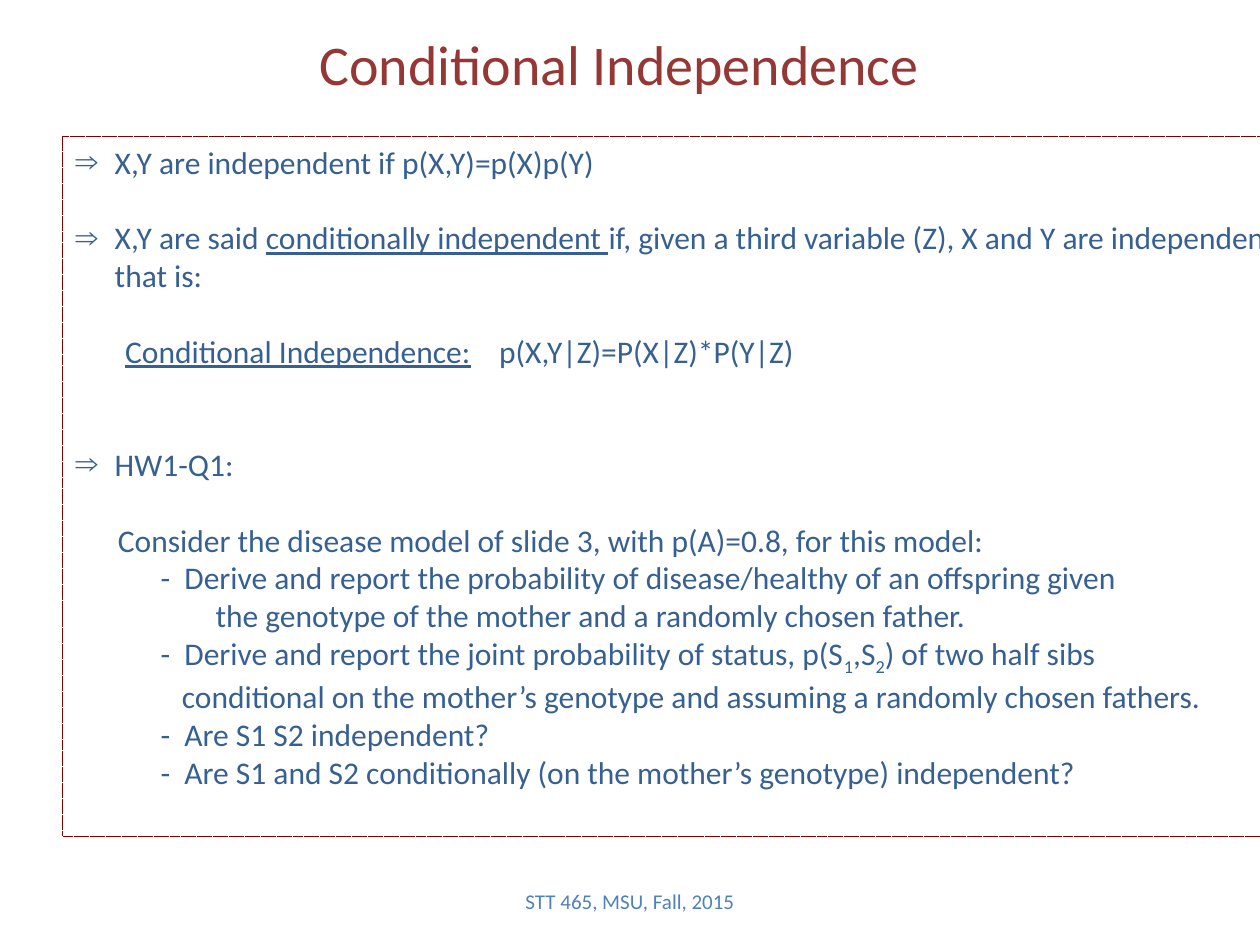
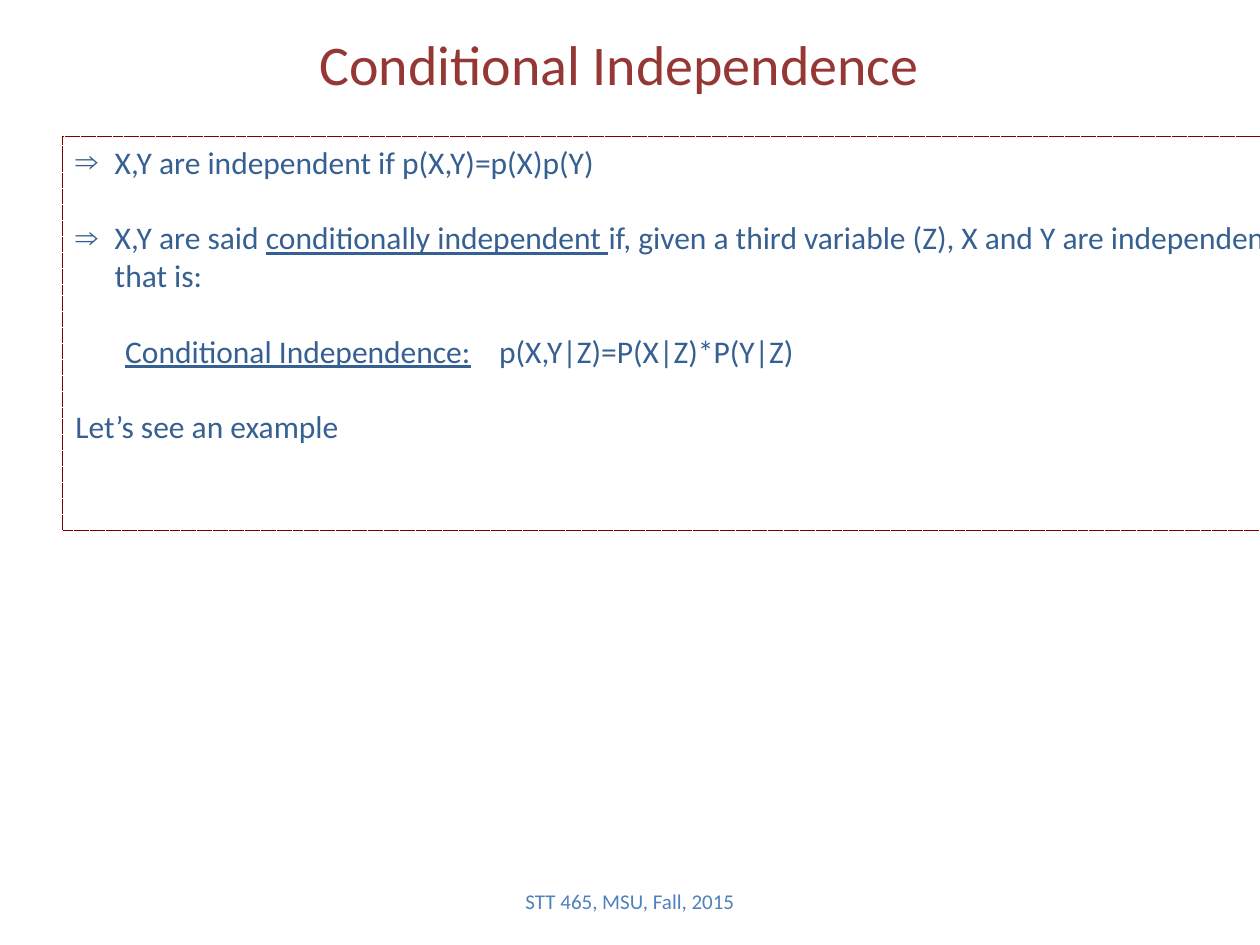
Before and after one commit to Boukos/STT465, a slide deck: slide 4 of STT465_2.pptx (slide 5 before the commit). Drawn at 1260x945 pixels with LibreOffice and Linux fonts; fonts in the diff are those of the drawing. Boxes give left, top, right and bottom in pixels: in the first picture for what was removed or moved away, otherwise in the second. Text is boxed around its words. In the diff, an @@ line names an element or a change of style, - is before the commit and + after.

Commit message:
UPDATING SLIDES LECTURE 2

```diff
--- a/STT465_2.pptx
+++ b/STT465_2.pptx
@@ rectangle "X,Y are independent if p(X,Y)=p(X)p(Y)": place and size @@
-rectangle "X,Y are independent if p(X,Y)=p(X)p(Y)" at (63,136,1260,835)
+rectangle "X,Y are independent if p(X,Y)=p(X)p(Y)" at (63,136,1260,530)
@@ text in rectangle at (75,416,338,443): text changed @@
-⇒ HW1-Q1:
-Consider the disease model of slide 3, with p(A)=0.8, for this model:
-- Derive and report the probability of disease/healthy of an offspring given
-the genotype of the mother and a randomly chosen father.
-- Derive and report the joint probability of status, p(S1,S2) of two half sibs
-conditional on the mother’s genotype and assuming a randomly chosen fathers.
-- Are S1 S2 independent?
-- Are S1 and S2 conditionally (on the mother’s genotype) independent?
+Let’s see an example
```
Also in this commit, not shown: 6 other slides changed, 1 slide added, 4 slides removed, 2 other files.
